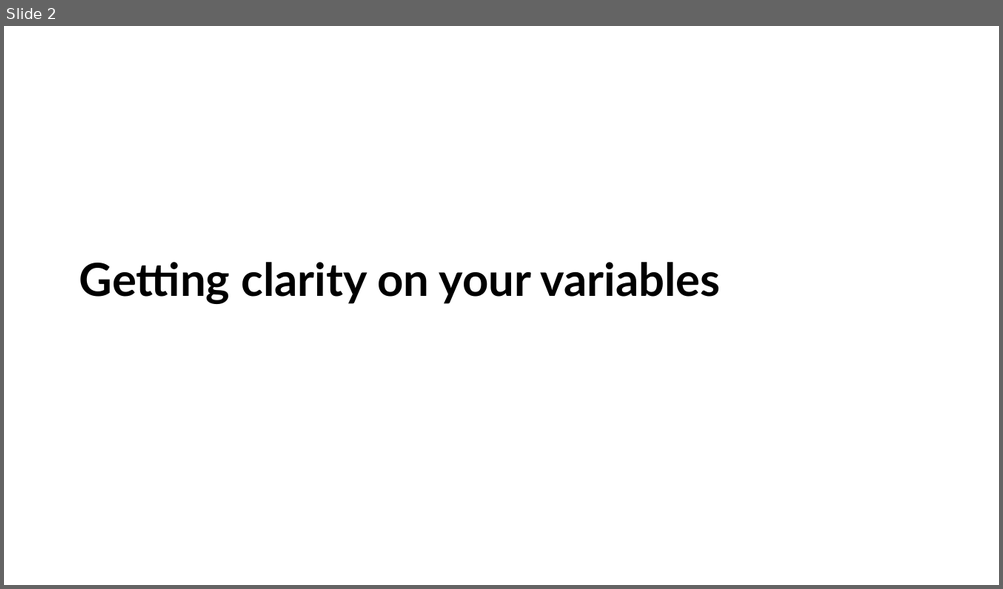
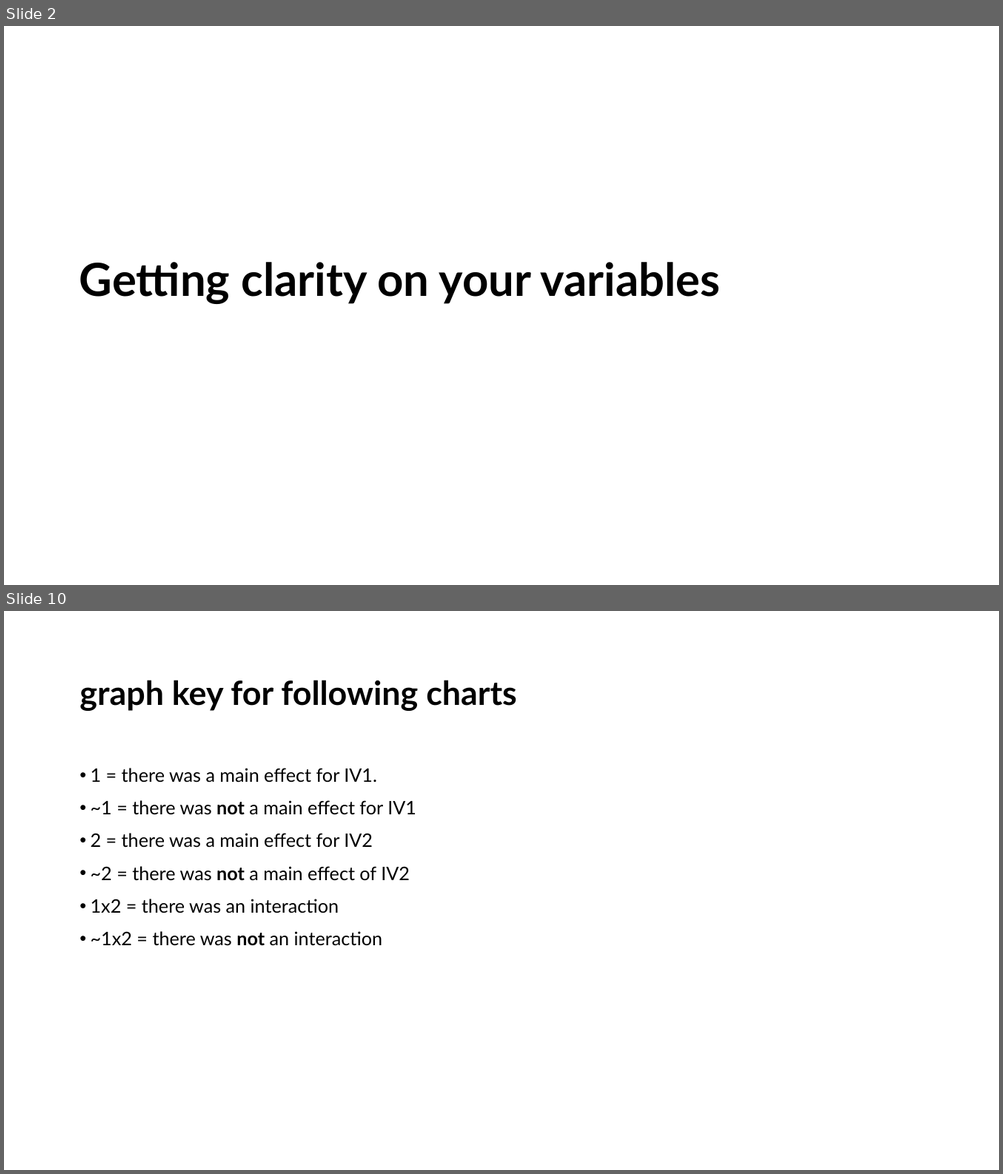
Before and after one commit to LittleMonkeyLab/PS52007Dslides, a slide deck: _site/labs/Lab04/Lab04.pptx. Shown one above the other, each under a label of ours: slide 2 before the commit, slides 2 and 10 after it; the slides between them are not shown. The pictures are 1003x589 and 1003x1174 pixels, drawn with LibreOffice and Linux fonts; fonts in the diff are those of the drawing; background and template pictures are left out. Boxes give left, top, right and bottom in pixels: in the first picture for what was removed or moved away, otherwise in the second. Text is boxed around its words. In the diff, an @@ line names an element or a change of style, - is before the commit and + after.

```diff
--- a/_site/labs/Lab04/Lab04.pptx
+++ b/_site/labs/Lab04/Lab04.pptx
@@ slide 10 added at bbox=[4, 611, 999, 1170], background #FFFFFF @@
@@ title added at bbox=[79, 680, 517, 711], 32 pt, text #000000, bold @@
+graph key for following charts
@@ text added at bbox=[91, 768, 416, 946], 18 pt, text #000000 @@
+• 1 = there was a main effect for IV1.
+• ~1 = there was not a main effect for IV1
+• 2 = there was a main effect for IV2
+• ~2 = there was not a main effect of IV2
+• 1x2 = there was an interaction
+• ~1x2 = there was not an interaction
```
Also in this commit, not shown: 1 slide changed, 8 other slides added, 33 other files.
